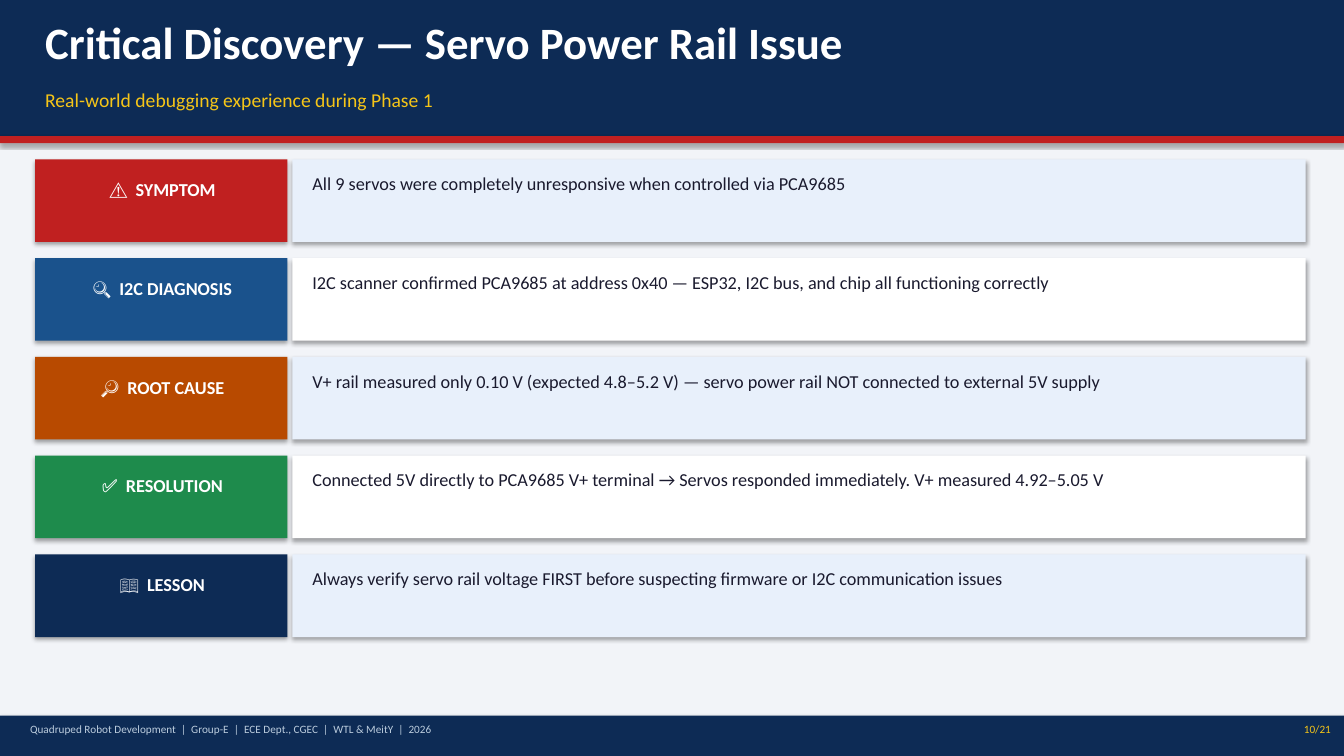
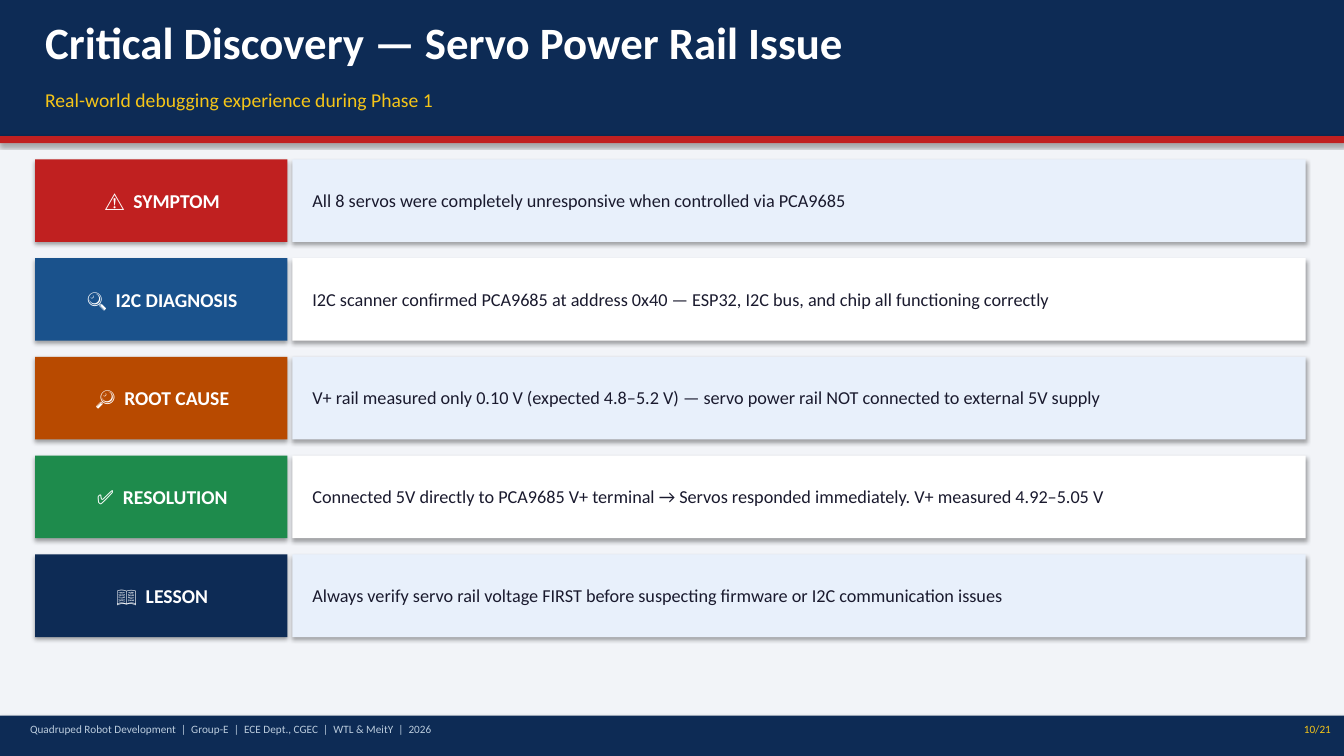
Before and after one commit to Biraj2004/3D-QuadrupedBot-Report, a slide deck: slide 10 of Quadruped_Robot_Presentation.pptx. Drawn at 1344x756 pixels with LibreOffice and Linux fonts; fonts in the diff are those of the drawing. Boxes give left, top, right and bottom in pixels: in the first picture for what was removed or moved away, otherwise in the second. Text is boxed around its words. In the diff, an @@ line names an element or a change of style, - is before the commit and + after.

Commit message:
fix(3D_REPORT): correct material specifications and remove head rotation references
- Change PLA+ references to PLA for core structural components
- Change PETG references to ABS for leg components and engineering filaments
- Remove CH8 head servo channel from servo mapping and wiring diagram
- Remove head rotation DOF reference from project objectives
- Remove head servo mount from core plate specifications
- Update robot top-view diagram to remove head servo positioning
- Correct spacing and formatting inconsistencies throughout document
- Align material specifications with actual fabrication approach

```diff
--- a/Quadruped_Robot_Presentation.pptx
+++ b/Quadruped_Robot_Presentation.pptx
@@ text "⚠ SYMPTOM": place and size @@
-text "⚠ SYMPTOM" at [136,184,216,196]
+text "⚠ SYMPTOM" at [133,195,219,208]
@@ text at [312,194,845,210]: text changed @@
-All 9 servos were completely unresponsive when controlled via PCA9685
+All 8 servos were completely unresponsive when controlled via PCA9685
@@ text "🔍 I2C DIAGNOSIS": place and size @@
-text "🔍 I2C DIAGNOSIS" at [119,283,232,295]
+text "🔍 I2C DIAGNOSIS" at [116,294,238,307]
@@ text "🔎 ROOT CAUSE": place and size @@
-text "🔎 ROOT CAUSE" at [127,382,225,394]
+text "🔎 ROOT CAUSE" at [124,392,229,405]
@@ size 13 to 14 pt in 5 elements at [133,195,219,208], [124,392,229,405], [146,590,208,603], [116,294,238,307], [123,491,228,504] @@
@@ text "✅ RESOLUTION": place and size @@
-text "✅ RESOLUTION" at [126,480,223,492]
+text "✅ RESOLUTION" at [123,491,228,504]
@@ text "📖 LESSON": place and size @@
-text "📖 LESSON" at [147,579,205,591]
+text "📖 LESSON" at [146,590,208,603]
@@ 4 texts: place and size @@
-4 texts at [312,276,1103,588]
+4 texts at [312,293,1103,605]
```
Also in this commit, not shown: 13 other slides changed, 1 other file.
